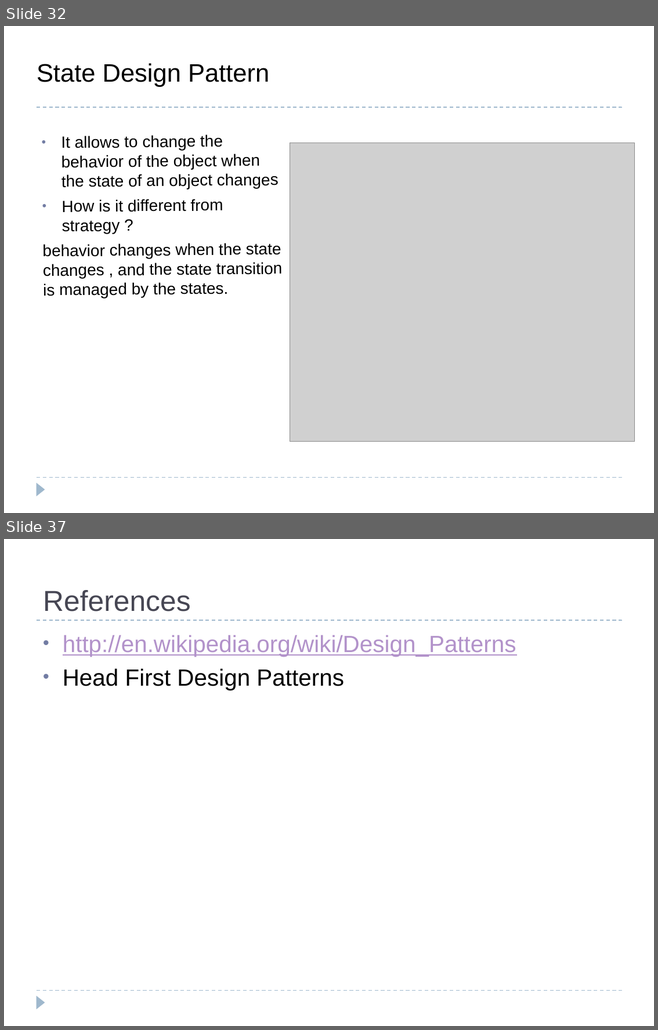
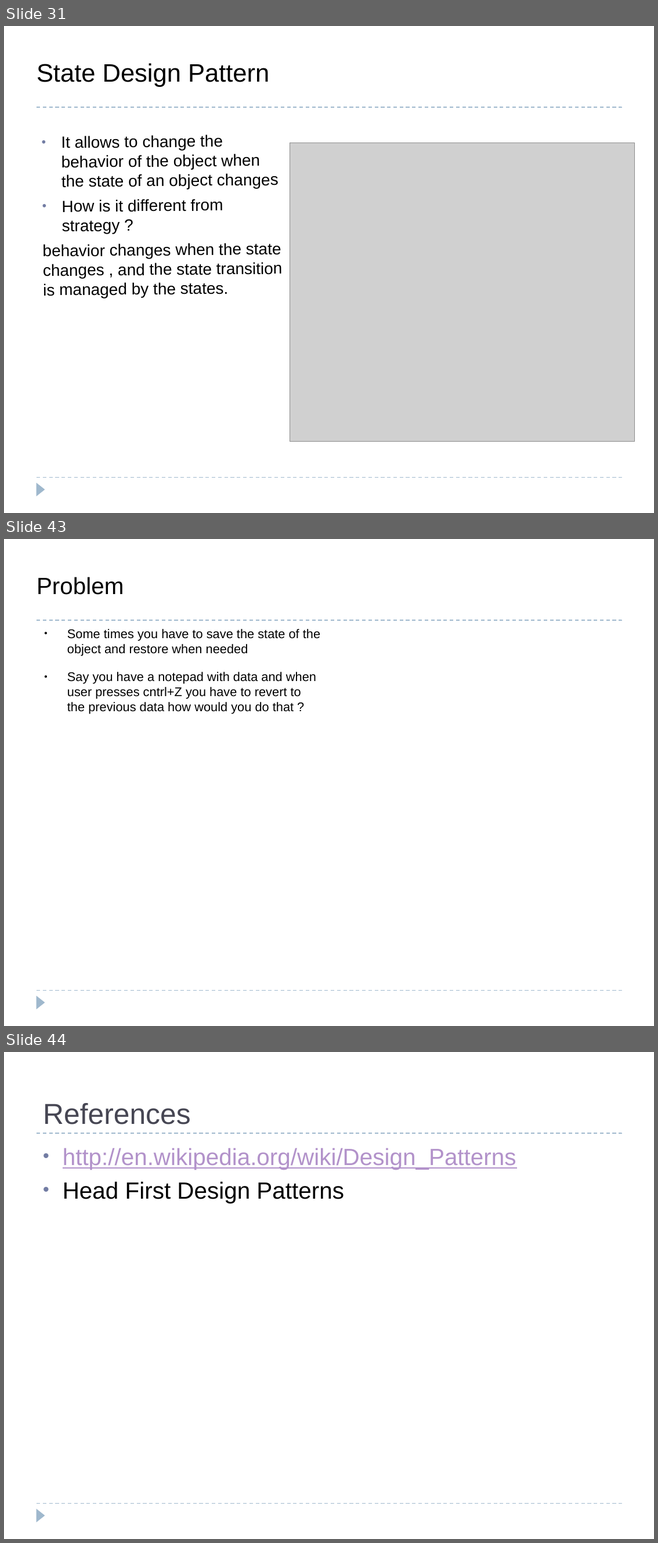
Before and after one commit to bpcrao/purnacode, a slide deck: ppts/Design Patterns.odp. Shown one above the other, each under a label of ours: slides 32 and 37 before the commit, slides 31, 43 and 44 after it; the slides between them are not shown. The pictures are 658x1030 and 658x1543 pixels, drawn with LibreOffice and Linux fonts; fonts in the diff are those of the drawing; grey boxes stand for pictures. Boxes give left, top, right and bottom in pixels: in the first picture for what was removed or moved away, otherwise in the second. Text is boxed around its words. In the diff, an @@ line names an element or a change of style, - is before the commit and + after.

```diff
--- a/ppts/Design Patterns.odp
+++ b/ppts/Design Patterns.odp
@@ slide 43 added at [4,539,654,1026], background #FFFFFF; not listed: 3 template elements that a slide beside it also shows @@
@@ title added at [36,577,123,595], 26 pt, text #000000 @@
+Problem
@@ text added at [67,629,320,714], 14 pt, text #000000 @@
+● Some times you have to save the state of the object and restore when needed
+● Say you have a notepad with data and when user presses cntrl+Z you have to revert to the previous data how would you do that ?
@@ what was slide 32 is now slide 31 @@
@@ what was slide 37 is now slide 44 @@
```
Also in this commit, not shown: 7 slides changed, 8 other slides added, 2 slides removed.
